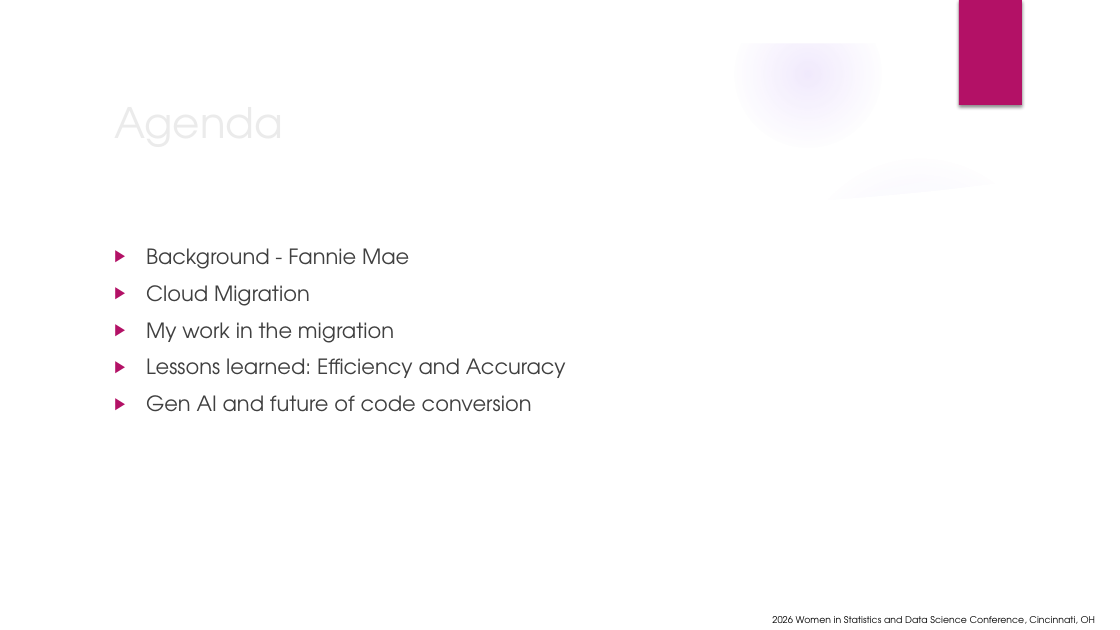
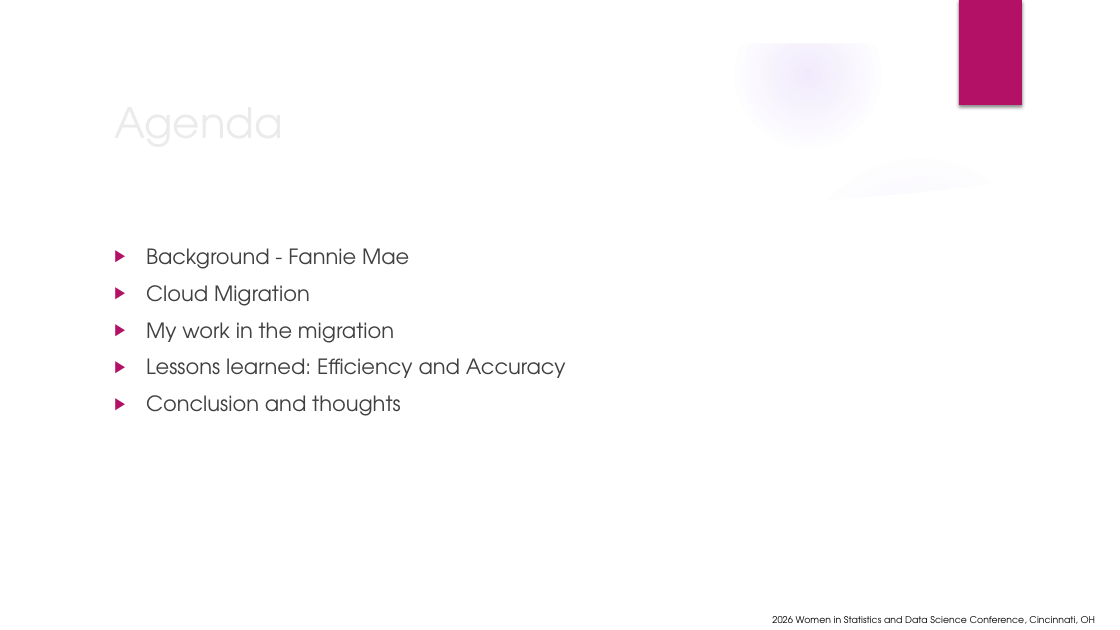
Before and after one commit to wx2123/WSDS-2026-OH, a slide deck: slide 2 of From On-Premises to Cloud.pptx. Drawn at 1120x630 pixels with LibreOffice and Linux fonts; fonts in the diff are those of the drawing; background and template pictures are left out. Boxes give left, top, right and bottom in pixels: in the first picture for what was removed or moved away, otherwise in the second. Text is boxed around its words. In the diff, an @@ line names an element or a change of style, - is before the commit and + after.

```diff
--- a/From On-Premises to Cloud.pptx
+++ b/From On-Premises to Cloud.pptx
@@ text at (146, 395, 401, 416): text changed @@
-▶ Gen AI and future of code conversion
+▶ Conclusion and thoughts
```
Also in this commit, not shown: 9 other slides changed, 1 slide added.
